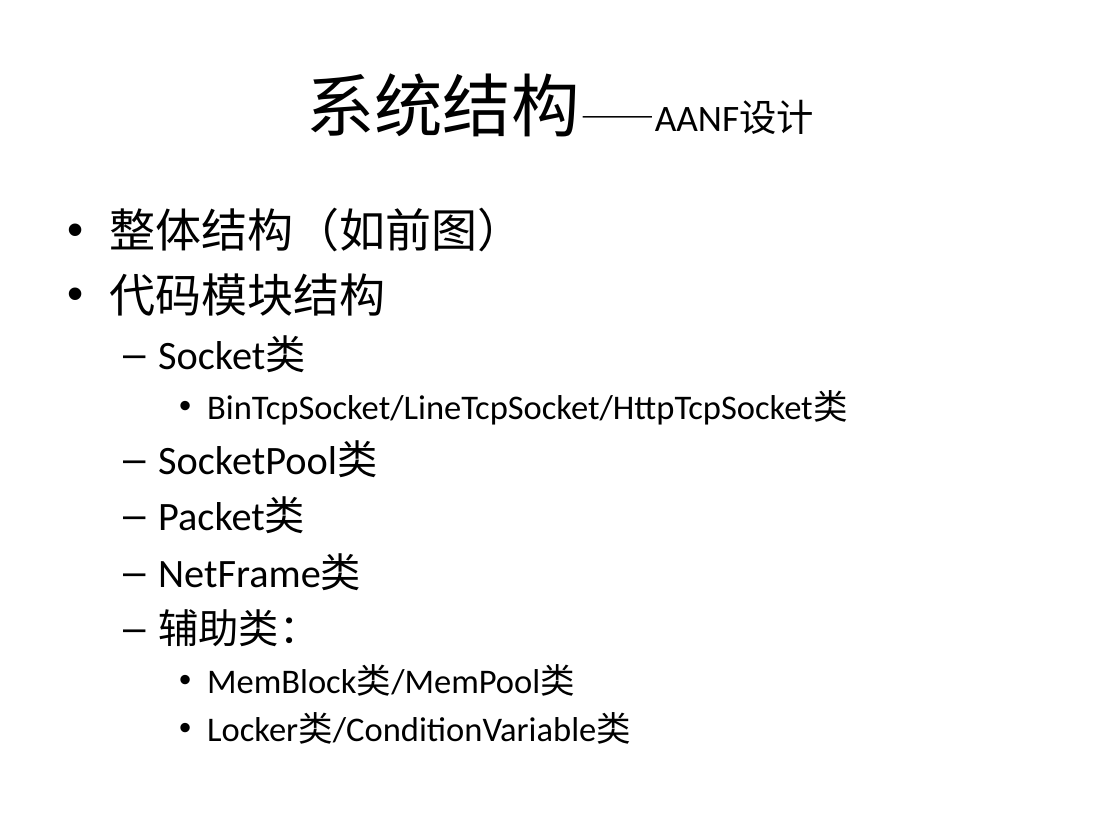
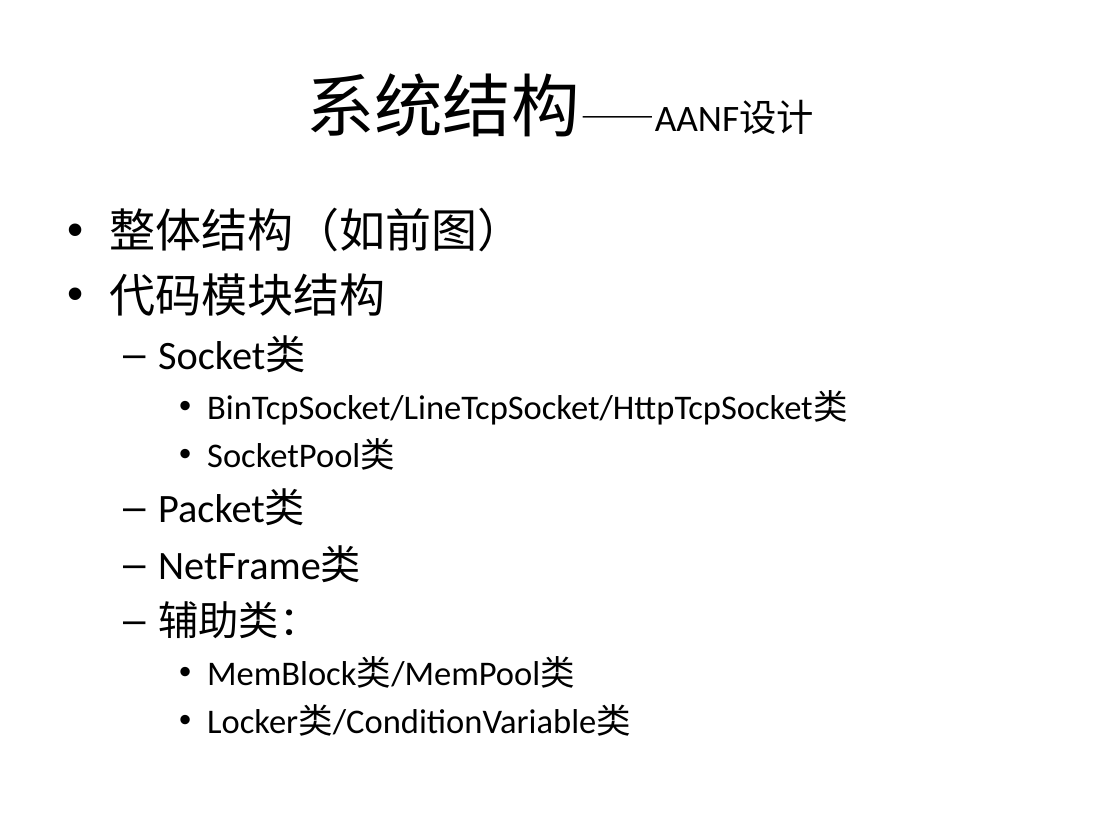
Before and after one commit to kkzhou/kknf, a slide deck: slide 11 of aanf/cpp/doc/AANF(All-Async Network Framework) introduction-v0.2.pptx. Drawn at 1120x840 pixels with LibreOffice and Linux fonts; fonts in the diff are those of the drawing. Boxes give left, top, right and bottom in pixels: in the first picture for what was removed or moved away, otherwise in the second. Text is boxed around its words. In the diff, an @@ line names an element or a change of style, - is before the commit and + after.

```diff
--- a/aanf/cpp/doc/AANF(All-Async Network Framework) introduction-v0.2.pptx
+++ b/aanf/cpp/doc/AANF(All-Async Network Framework) introduction-v0.2.pptx
@@ text at [207, 439, 395, 470]: size 25.9 to 22.2 pt in "SocketPool类"; bullet – to •; list level 2 to 3 in "SocketPool类" @@
```
Also in this commit, not shown: 2 other slides changed, 8 other files.
